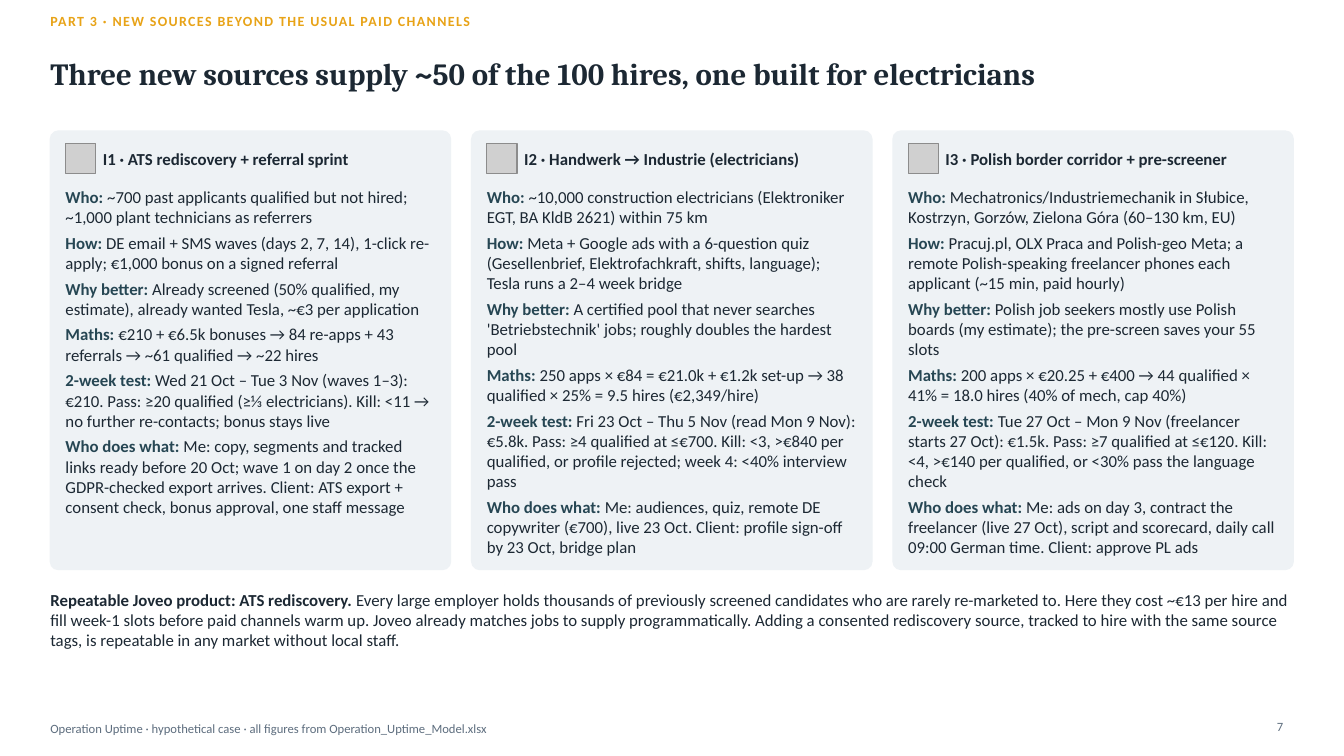
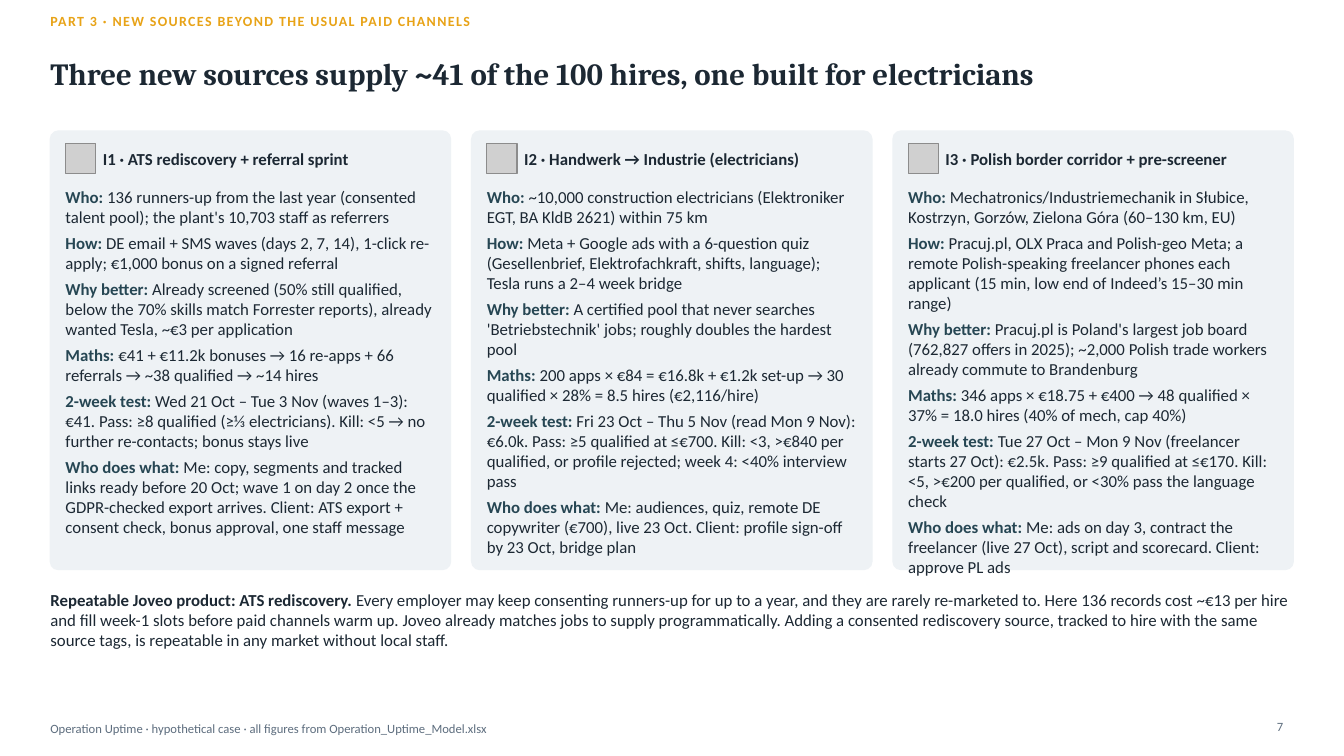
Before and after one commit to Anurag160596/haystack, a slide deck: slide 7 of operation_uptime/Operation_Uptime_Deck.pptx. Drawn at 1344x756 pixels with LibreOffice and Linux fonts; fonts in the diff are those of the drawing; grey boxes stand for pictures. Boxes give left, top, right and bottom in pixels: in the first picture for what was removed or moved away, otherwise in the second. Text is boxed around its words. In the diff, an @@ line names an element or a change of style, - is before the commit and + after.

```diff
--- a/operation_uptime/Operation_Uptime_Deck.pptx
+++ b/operation_uptime/Operation_Uptime_Deck.pptx
@@ title at (50,63,1033,92): text changed @@
-Three new sources supply ~50 of the 100 hires, one built for electricians
+Three new sources supply ~41 of the 100 hires, one built for electricians
@@ text at (65,191,416,226): text changed @@
-Who: ~700 past applicants qualified but not hired; ~1,000 plant technicians as referrers
+Who: 136 runners-up from the last year (consented talent pool); the plant's 10,703 staff as referrers
@@ text at (908,237,1267,556): text changed @@
-How: Pracuj.pl, OLX Praca and Polish-geo Meta; a remote Polish-speaking freelancer phones each applicant (~15 min, paid hourly)
-Why better: Polish job seekers mostly use Polish boards (my estimate); the pre-screen saves your 55 slots
-Maths: 200 apps × €20.25 + €400 → 44 qualified × 41% = 18.0 hires (40% of mech, cap 40%)
-2-week test: Tue 27 Oct – Mon 9 Nov (freelancer starts 27 Oct): €1.5k. Pass: ≥7 qualified at ≤€120. Kill: <4, >€140 per qualified, or <30% pass the language check
-Who does what: Me: ads on day 3, contract the freelancer (live 27 Oct), script and scorecard, daily call 09:00 German time. Client: approve PL ads
+How: Pracuj.pl, OLX Praca and Polish-geo Meta; a remote Polish-speaking freelancer phones each applicant (15 min, low end of Indeed’s 15–30 min range)
+Why better: Pracuj.pl is Poland's largest job board (762,827 offers in 2025); ~2,000 Polish trade workers already commute to Brandenburg
+Maths: 346 apps × €18.75 + €400 → 48 qualified × 37% = 18.0 hires (40% of mech, cap 40%)
+2-week test: Tue 27 Oct – Mon 9 Nov (freelancer starts 27 Oct): €2.5k. Pass: ≥9 qualified at ≤€170. Kill: <5, >€200 per qualified, or <30% pass the language check
+Who does what: Me: ads on day 3, contract the freelancer (live 27 Oct), script and scorecard. Client: approve PL ads
@@ text at (65,283,431,450): text changed @@
-Why better: Already screened (50% qualified, my estimate), already wanted Tesla, ~€3 per application
-Maths: €210 + €6.5k bonuses → 84 re-apps + 43 referrals → ~61 qualified → ~22 hires
-2-week test: Wed 21 Oct – Tue 3 Nov (waves 1–3): €210. Pass: ≥20 qualified (≥⅓ electricians). Kill: <11 → no further re-contacts; bonus stays live
+Why better: Already screened (50% still qualified, below the 70% skills match Forrester reports), already wanted Tesla, ~€3 per application
+Maths: €41 + €11.2k bonuses → 16 re-apps + 66 referrals → ~38 qualified → ~14 hires
+2-week test: Wed 21 Oct – Tue 3 Nov (waves 1–3): €41. Pass: ≥8 qualified (≥⅓ electricians). Kill: <5 → no further re-contacts; bonus stays live
@@ text at (487,369,856,490): text changed @@
-Maths: 250 apps × €84 = €21.0k + €1.2k set-up → 38 qualified × 25% = 9.5 hires (€2,349/hire)
-2-week test: Fri 23 Oct – Thu 5 Nov (read Mon 9 Nov): €5.8k. Pass: ≥4 qualified at ≤€700. Kill: <3, >€840 per qualified, or profile rejected; week 4: <40% interview pass
+Maths: 200 apps × €84 = €16.8k + €1.2k set-up → 30 qualified × 28% = 8.5 hires (€2,116/hire)
+2-week test: Fri 23 Oct – Thu 5 Nov (read Mon 9 Nov): €6.0k. Pass: ≥5 qualified at ≤€700. Kill: <3, >€840 per qualified, or profile rejected; week 4: <40% interview pass
@@ text at (50,594,1288,649): text changed @@
-Repeatable Joveo product: ATS rediscovery. Every large employer holds thousands of previously screened candidates who are rarely re-marketed to. Here they cost ~€13 per hire and fill week-1 slots before paid channels warm up. Joveo already matches jobs to supply programmatically. Adding a consented rediscovery source, tracked to hire with the same source tags, is repeatable in any market without local staff.
+Repeatable Joveo product: ATS rediscovery. Every employer may keep consenting runners-up for up to a year, and they are rarely re-marketed to. Here 136 records cost ~€13 per hire and fill week-1 slots before paid channels warm up. Joveo already matches jobs to supply programmatically. Adding a consented rediscovery source, tracked to hire with the same source tags, is repeatable in any market without local staff.
```
Also in this commit, not shown: 7 other slides changed, 4 other files.
